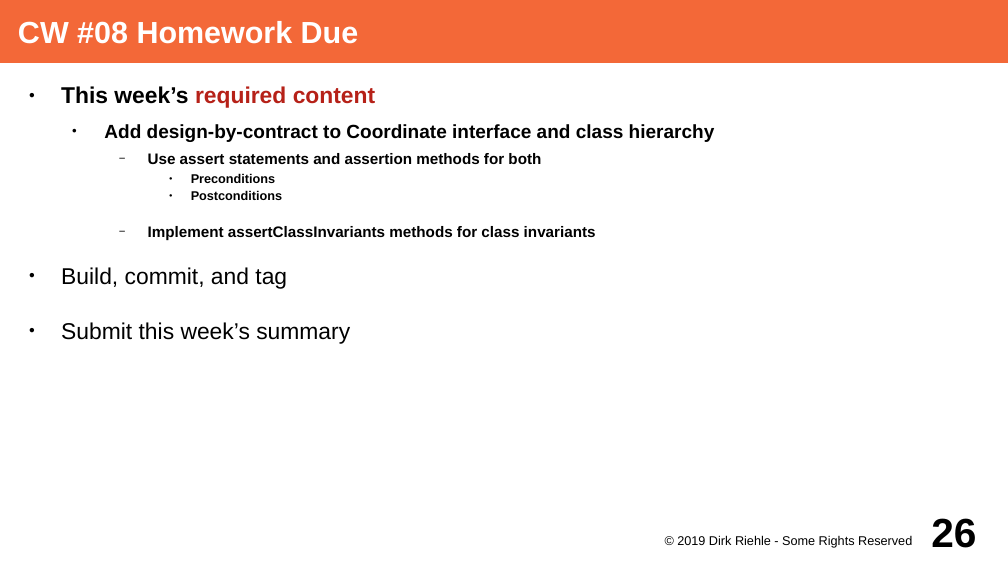
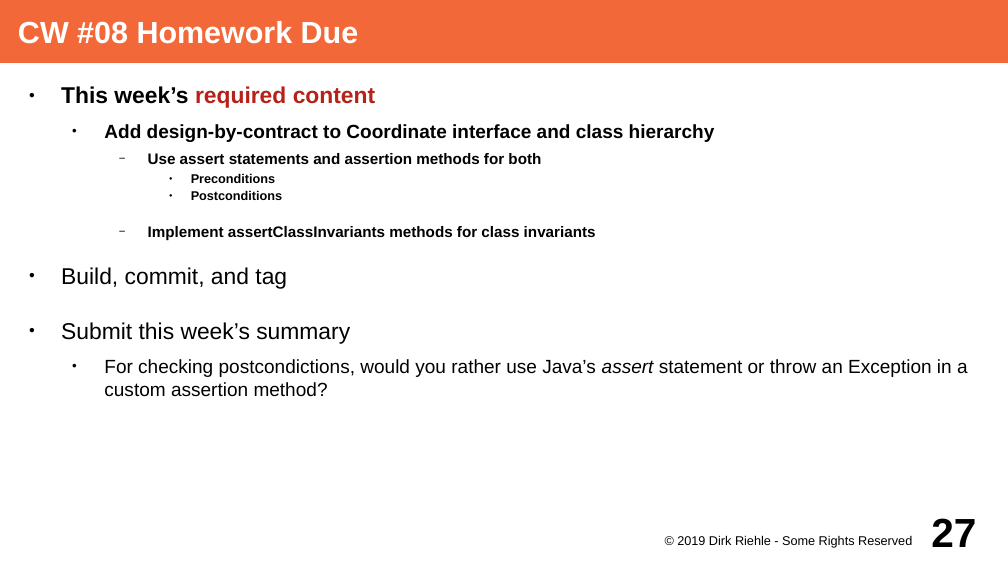
Before and after one commit to dirkriehle/adap-course, a slide deck: slide 27 of Lecture Slides/ADAP A02 - Course Schedule.odp (slide 26 before the commit). Drawn at 1008x567 pixels with LibreOffice and Linux fonts; fonts in the diff are those of the drawing. Boxes give left, top, right and bottom in pixels: in the first picture for what was removed or moved away, otherwise in the second. Text is boxed around its words. In the diff, an @@ line names an element or a change of style, - is before the commit and + after.

Commit message:
Updated homework and project set-up for WS 2019/20.

```diff
--- a/Lecture Slides/ADAP A02 - Course Schedule.odp
+++ b/Lecture Slides/ADAP A02 - Course Schedule.odp
@@ text at box(104, 359, 968, 397): paragraph added @@
+  ● For checking postcondictions, would you rather use Java’s assert statement or throw an Exception in a custom assertion method?
@@ page number at box(931, 518, 976, 547): text changed @@
-26
+27
```
Also in this commit, not shown: 22 other slides changed, 1 slide added, 3 other files.
